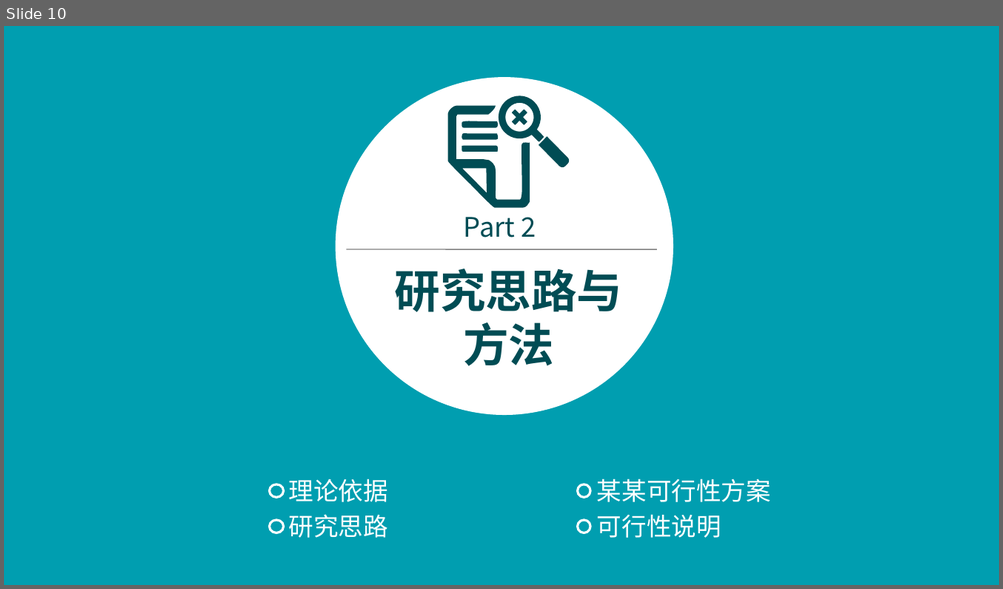
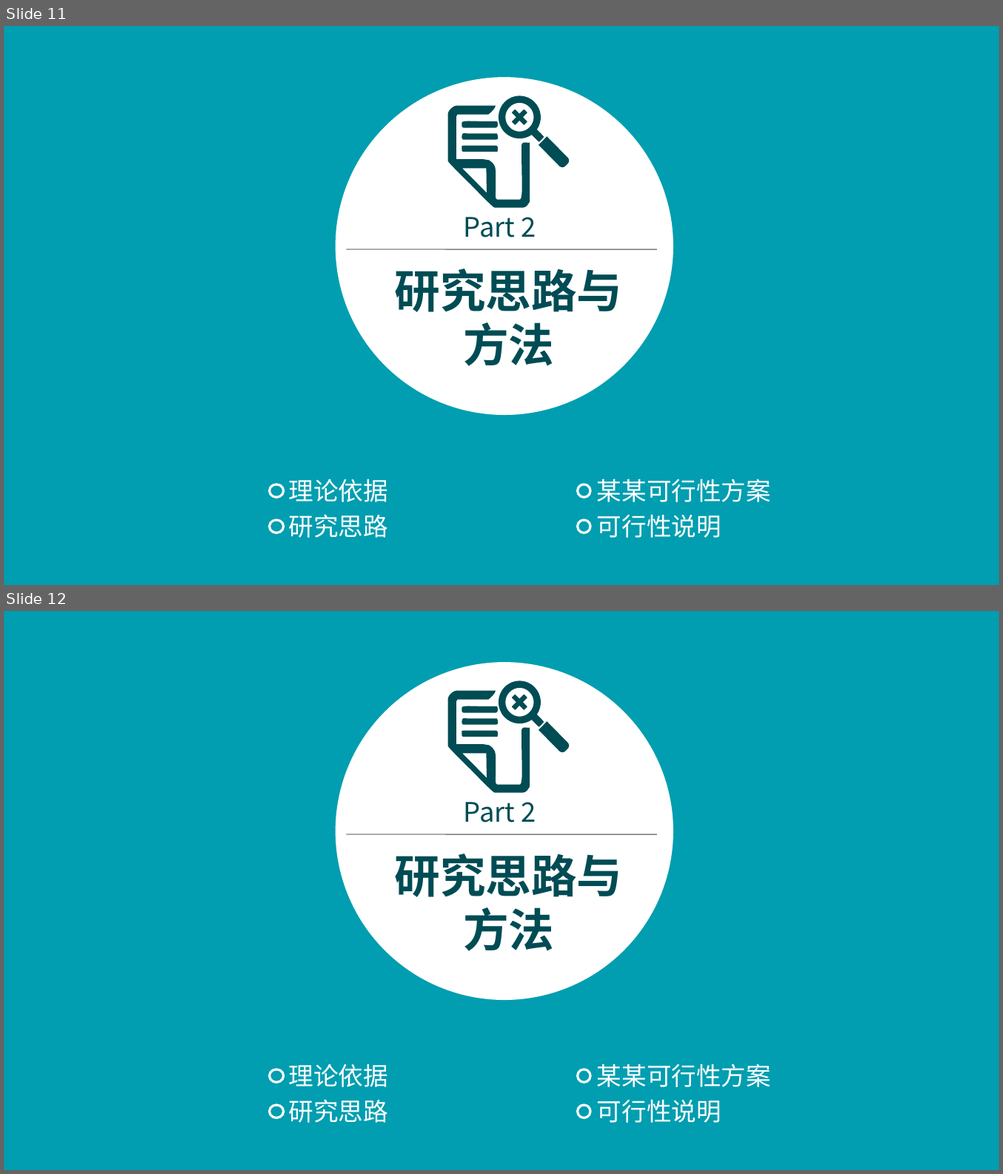
Before and after one commit to Brace-orange/cst_biye, a slide deck: 毕业设计ppt.pptx. Shown one above the other, each under a label of ours: slide 10 before the commit, slides 11 and 12 after it. The pictures are 1003x589 and 1003x1174 pixels, drawn with LibreOffice and Linux fonts; fonts in the diff are those of the drawing; background and template pictures are left out. Boxes give left, top, right and bottom in pixels: in the first picture for what was removed or moved away, otherwise in the second. Text is boxed around its words. In the diff, an @@ line names an element or a change of style, - is before the commit and + after.

```diff
--- a/毕业设计ppt.pptx
+++ b/毕业设计ppt.pptx
@@ slide 12 added at [4, 611, 999, 1170], background picture (left out) @@
@@ ellipse added at [335, 663, 673, 1000], fill #FFFFFF @@
@@ freeform shape added at [447, 679, 569, 793], fill #004C54 @@
@@ text added at [464, 802, 536, 823], 26 pt, text #004C54 @@
+Part 2
@@ line added from (346, 834) to (657, 834), #808080 1 pt @@
@@ text added at [395, 854, 623, 951], 44 pt, text #004C54, bold @@
+研究思路与方法
@@ ellipse added at [270, 1070, 284, 1082], fill #009EB0, outline #FFFFFF 2.25 pt @@
@@ text added at [289, 1064, 388, 1088], 24 pt, text #FFFFFF @@
+理论依据
@@ ellipse added at [578, 1070, 590, 1082], fill #009EB0, outline #FFFFFF 2.25 pt @@
@@ text added at [597, 1064, 771, 1088], 24 pt, text #FFFFFF @@
+某某可行性方案
@@ ellipse added at [270, 1105, 284, 1118], fill #009EB0, outline #FFFFFF 2.25 pt @@
@@ text added at [289, 1099, 388, 1123], 24 pt, text #FFFFFF @@
+研究思路
@@ ellipse added at [578, 1105, 590, 1118], fill #009EB0, outline #FFFFFF 2.25 pt @@
@@ text added at [597, 1099, 721, 1123], 24 pt, text #FFFFFF @@
+可行性说明
@@ what was slide 10 is now slide 11 @@
```
Also in this commit, not shown: 2 slides changed, 1 other slide added, 13 other files.
